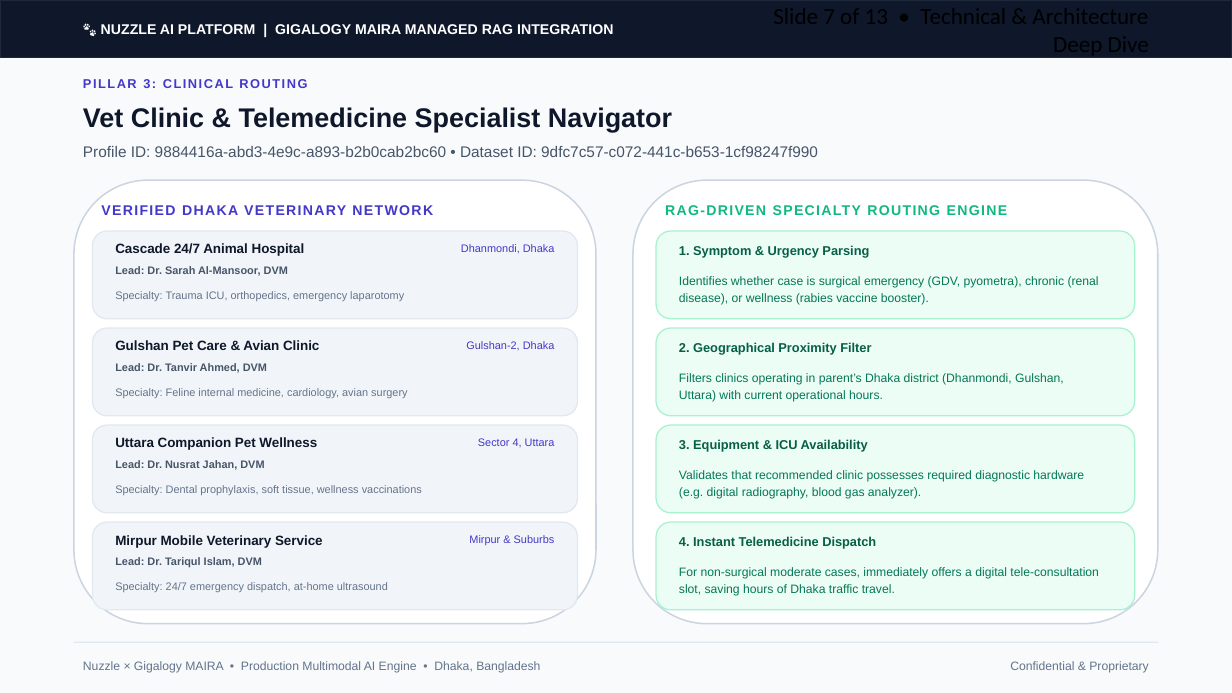
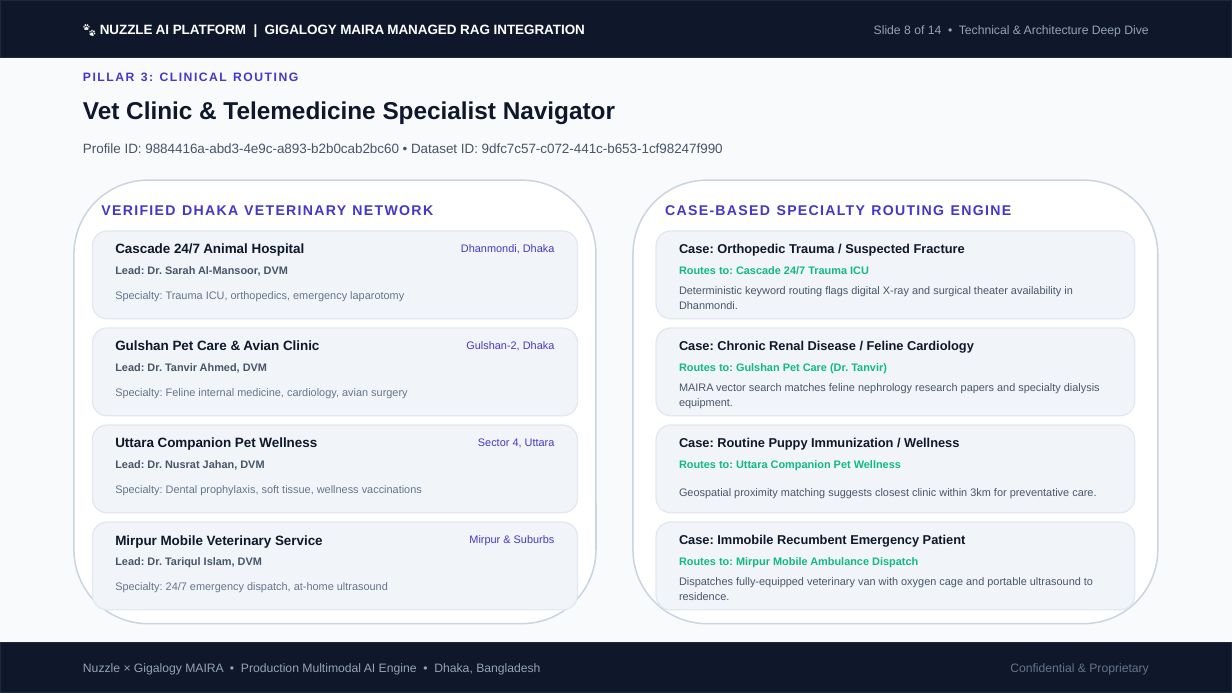
Before and after one commit to zafor2002/nuzzle-, a slide deck: slide 8 of Nuzzle_Gigalogy_MAIRA_AI_Integration.pptx (slide 7 before the commit). Drawn at 1232x693 pixels with LibreOffice and Linux fonts; fonts in the diff are those of the drawing. Boxes give left, top, right and bottom in pixels: in the first picture for what was removed or moved away, otherwise in the second. Text is boxed around its words. In the diff, an @@ line names an element or a change of style, - is before the commit and + after.

Commit message:
Update MAIRA AI PPTX: Fix text/shape overlaps and add 4-Tier Architecture Diagram

```diff
--- a/Nuzzle_Gigalogy_MAIRA_AI_Integration.pptx
+++ b/Nuzzle_Gigalogy_MAIRA_AI_Integration.pptx
@@ text "🐾 NUZZLE AI PLATFORM | ..." at (100, 24, 585, 34): size 11 to 10.5 pt @@
@@ text at (874, 25, 1148, 37): text changed; size 18 to 9.5 pt; font Calibri to Arial; text colour #000000 to #94A3B8 @@
-Slide 7 of 13 • Technical & Architecture Deep Dive
+Slide 8 of 14 • Technical & Architecture Deep Dive
@@ text "PILLAR 3: CLINICAL ROUTING" at (83, 72, 298, 81): size 10 to 9.5 pt @@
@@ text "Vet Clinic & Telemedicine Specialist ..." at (83, 101, 615, 124): size 21 to 19 pt @@
@@ text "Profile ID: 9884416a-abd3-4e9c-a893-b2b0cab2bc60 • Dataset ..." at (83, 143, 723, 153): size 12 to 10.5 pt @@
@@ text at (665, 205, 1012, 215): text changed; text colour #10B981 to #4338CA @@
-RAG-DRIVEN SPECIALTY ROUTING ENGINE
+CASE-BASED SPECIALTY ROUTING ENGINE
@@ text at (679, 243, 965, 256): text changed; text colour #065F46 to #0F172A @@
-1. Symptom & Urgency Parsing
+Case: Orthopedic Trauma / Suspected Fracture
@@ text at (679, 266, 869, 274): text changed; size 9.5 to 8.5 pt; text colour #047857 to #10B981; bold on @@
-Identifies whether case is surgical emergency (GDV, pyometra), chronic (renal disease), or wellness (rabies vaccine booster).
+Routes to: Cascade 24/7 Trauma ICU
@@ text added at (679, 286, 1072, 309), 8.5 pt, text #475569 @@
+Deterministic keyword routing flags digital X-ray and surgical theater availability in Dhanmondi.
@@ text at (679, 340, 974, 353): text changed; size 9.5 to 10 pt; text colour #047857 to #0F172A; bold on @@
-Filters clinics operating in parent’s Dhaka district (Dhanmondi, Gulshan, Uttara) with current operational hours.
+Case: Chronic Renal Disease / Feline Cardiology
@@ text removed at (679, 342, 871, 355) @@
-2. Geographical Proximity Filter
@@ text at (679, 383, 1100, 408): text changed; size 10 to 8.5 pt; text colour #065F46 to #475569; bold off @@
-3. Equipment & ICU Availability
+MAIRA vector search matches feline nephrology research papers and specialty dialysis equipment.
@@ text added at (679, 363, 887, 373), 8.5 pt, text #10B981, bold @@
+Routes to: Gulshan Pet Care (Dr. Tanvir)
@@ text added at (679, 437, 959, 450), 10 pt, text #0F172A, bold @@
+Case: Routine Puppy Immunization / Wellness
@@ text at (679, 460, 901, 470): text changed; size 10 to 8.5 pt; text colour #065F46 to #10B981 @@
-4. Instant Telemedicine Dispatch
+Routes to: Uttara Companion Pet Wellness
@@ text removed at (679, 470, 1084, 499) @@
-Validates that recommended clinic possesses required diagnostic hardware (e.g. digital radiography, blood gas analyzer).
@@ text at (679, 488, 1096, 498): text changed; size 9.5 to 8.5 pt; text colour #047857 to #475569 @@
-For non-surgical moderate cases, immediately offers a digital tele-consultation slot, saving hours of Dhaka traffic travel.
+Geospatial proximity matching suggests closest clinic within 3km for preventative care.
@@ fill #ECFDF5 to #F1F5F9; outline #A7F3D0 1 pt to #E2E8F0 1 pt in 4 elements at (656, 231, 1135, 319), (656, 328, 1135, 416), (656, 425, 1135, 513), (656, 522, 1135, 610) @@
@@ text added at (679, 534, 966, 547), 10 pt, text #0F172A, bold @@
+Case: Immobile Recumbent Emergency Patient
@@ text added at (679, 557, 918, 567), 8.5 pt, text #10B981, bold @@
+Routes to: Mirpur Mobile Ambulance Dispatch
@@ text added at (679, 577, 1093, 600), 8.5 pt, text #475569 @@
+Dispatches fully-equipped veterinary van with oxygen cage and portable ultrasound to residence.
@@ rectangle added at (0, 642, 1232, 693), fill #0F172A, outline #1E293B 1 pt @@
@@ text "Nuzzle × Gigalogy MAIRA • ..." at (83, 663, 540, 675): text colour #64748B to #94A3B8 @@
@@ line removed from (74, 642) to (1158, 642) @@
```
Also in this commit, not shown: 8 other slides changed, 5 slides added, 4 slides removed, 7 other files.
